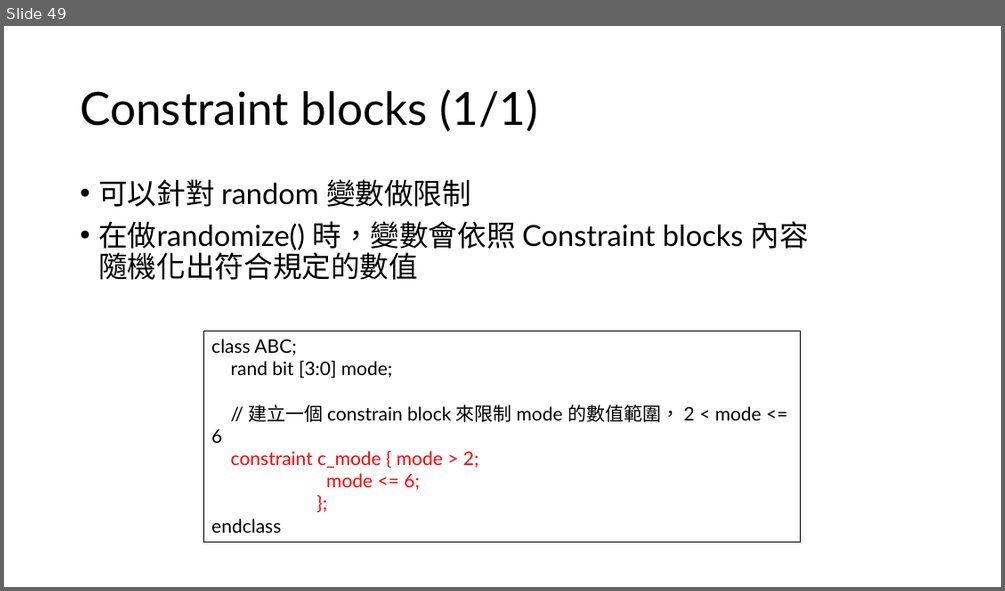
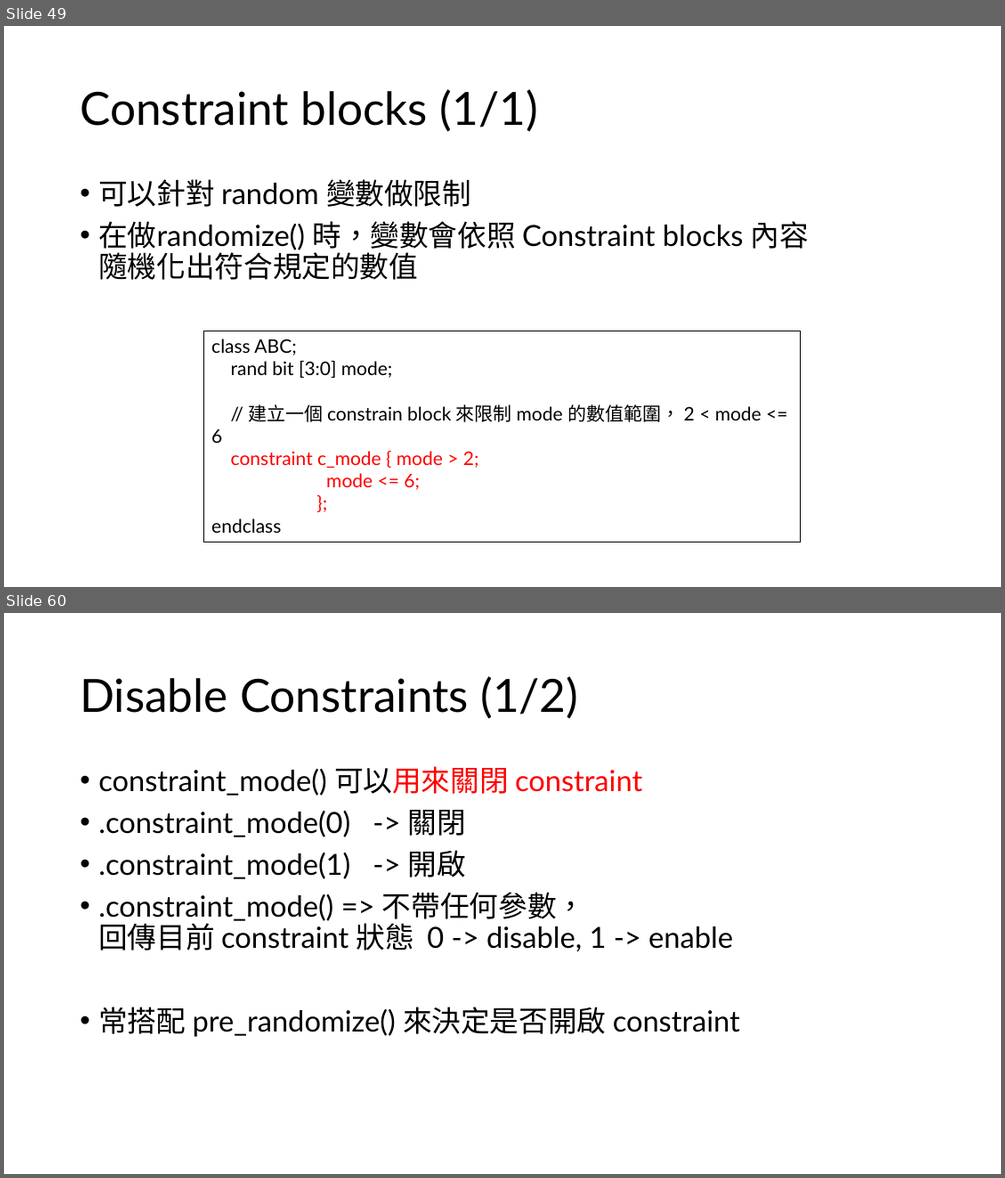
Before and after one commit to s9001055/DV_learning, a slide deck: systemverilog/SystemVerilog_語法學習.pptx. Shown one above the other, each under a label of ours: slide 49 before the commit, slides 49 and 60 after it; the slides between them are not shown. The pictures are 1005x591 and 1005x1178 pixels, drawn with LibreOffice and Linux fonts; fonts in the diff are those of the drawing. Boxes give left, top, right and bottom in pixels: in the first picture for what was removed or moved away, otherwise in the second. Text is boxed around its words. In the diff, an @@ line names an element or a change of style, - is before the commit and + after.

Commit message:
Modify: SystemVerilog_語法學習.pptx Add: chapter 6 Constraints

```diff
--- a/systemverilog/SystemVerilog_語法學習.pptx
+++ b/systemverilog/SystemVerilog_語法學習.pptx
@@ slide 60 added at box(4, 613, 1001, 1174), background #FFFFFF @@
@@ title added at box(80, 676, 578, 719), 44 pt, text #000000 @@
+Disable Constraints (1/2)
@@ text added at box(98, 766, 740, 1037), 28 pt, text #000000 @@
+• constraint_mode() 可以用來關閉 constraint
+• .constraint_mode(0) -> 關閉
+• .constraint_mode(1) -> 開啟
+• .constraint_mode() => 不帶任何參數，
+  回傳目前 constraint 狀態 0 -> disable, 1 -> enable
+• 常搭配 pre_randomize() 來決定是否開啟 constraint
```
Also in this commit, not shown: 2 slides changed, 13 other slides added, 2 other files.
